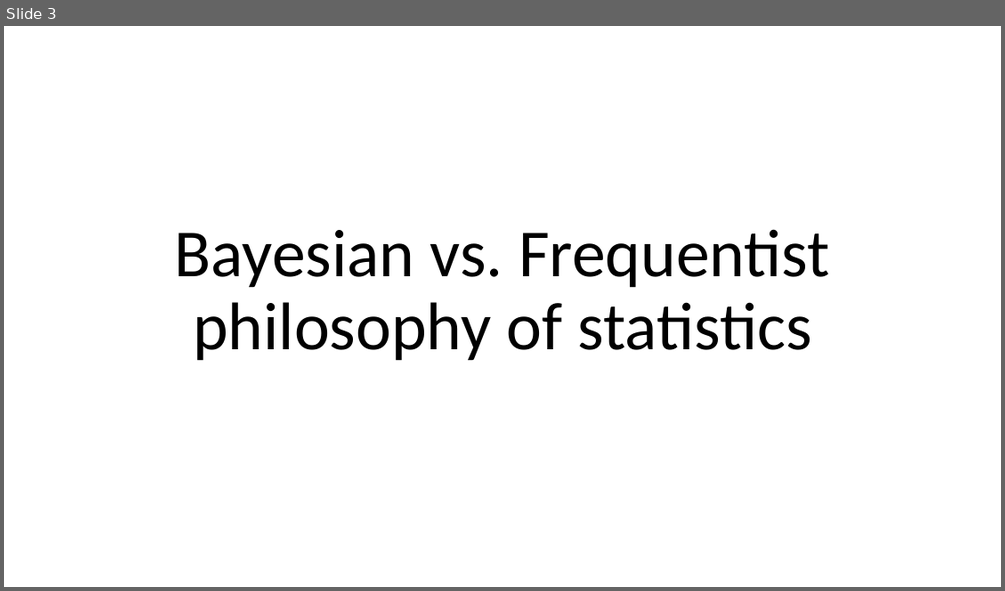
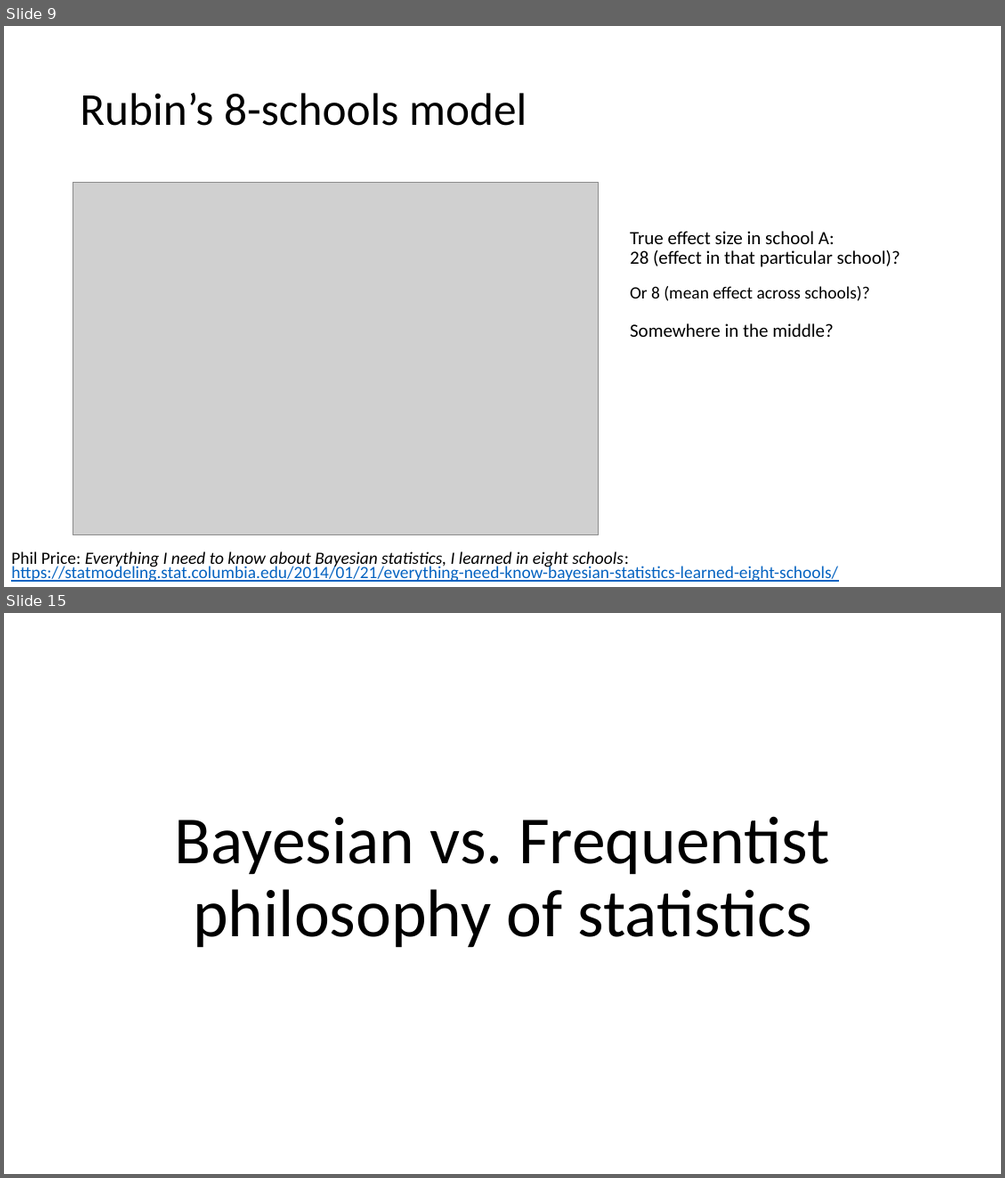
Before and after one commit to julianquandt/M3-brms-intro, a slide deck: intro_to_brms.pptx. Shown one above the other, each under a label of ours: slide 3 before the commit, slides 9 and 15 after it; the slides between them are not shown. The pictures are 1005x591 and 1005x1178 pixels, drawn with LibreOffice and Linux fonts; fonts in the diff are those of the drawing; grey boxes stand for pictures. Boxes give left, top, right and bottom in pixels: in the first picture for what was removed or moved away, otherwise in the second. Text is boxed around its words. In the diff, an @@ line names an element or a change of style, - is before the commit and + after.

Commit message:
Added initial part on philosophy of mixed models

```diff
--- a/intro_to_brms.pptx
+++ b/intro_to_brms.pptx
@@ slide 9 added at [4, 26, 1001, 587], background #FFFFFF @@
@@ title added at [80, 93, 526, 126], 44 pt, text #000000 @@
+Rubin’s 8-schools model
@@ picture added at [73, 183, 599, 535] @@
@@ text added at [630, 231, 900, 267], 18 pt, text #000000 @@
+True effect size in school A:
+28 (effect in that particular school)?
@@ text added at [630, 286, 869, 301], 16.6 pt, text #000000 @@
+Or 8 (mean effect across schools)?
@@ text added at [630, 323, 833, 337], 18 pt, text #000000 @@
+Somewhere in the middle?
@@ text added at [11, 551, 838, 581], 16.6 pt, text #0563C1, underline @@
+Phil Price: Everything I need to know about Bayesian statistics, I learned in eight schools:
+https://statmodeling.stat.columbia.edu/2014/01/21/everything-need-know-bayesian-statistics-learned-eight-schools/
@@ what was slide 3 is now slide 15 @@
```
Also in this commit, not shown: 3 slides changed, 12 other slides added, 2 slides removed.
